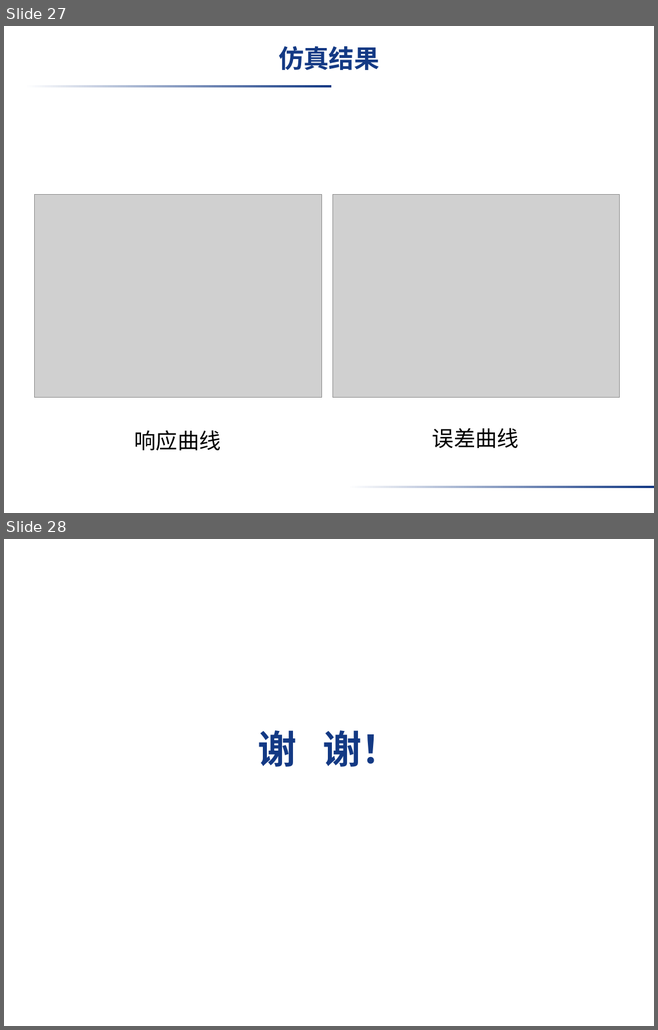
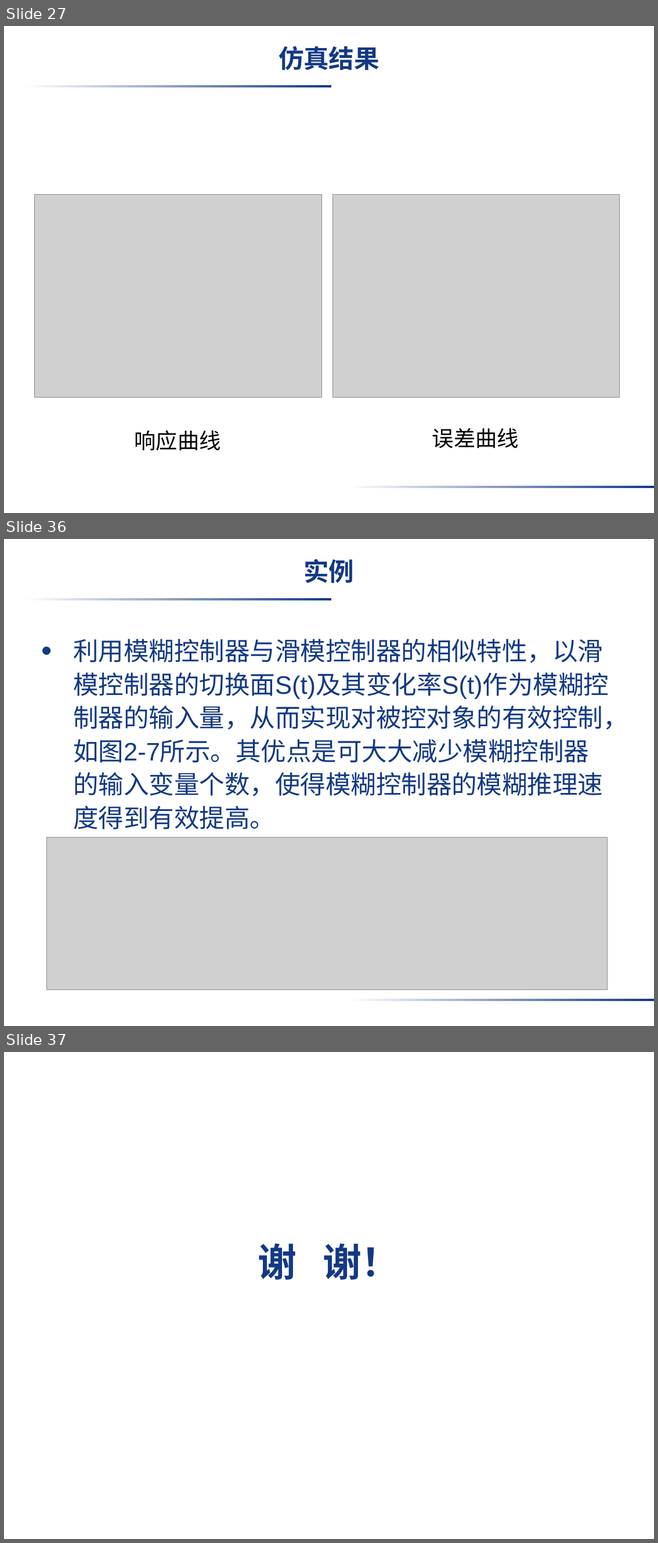
Before and after one commit to liujimu/fuzzy_control_homework, a slide deck: 第一次作业_刘继沐.pptx. Shown one above the other, each under a label of ours: slides 27 and 28 before the commit, slides 27, 36 and 37 after it; the slides between them are not shown. The pictures are 658x1030 and 658x1543 pixels, drawn with LibreOffice and Linux fonts; fonts in the diff are those of the drawing; grey boxes stand for pictures; background and template pictures are left out. Boxes give left, top, right and bottom in pixels: in the first picture for what was removed or moved away, otherwise in the second. Text is boxed around its words. In the diff, an @@ line names an element or a change of style, - is before the commit and + after.

```diff
--- a/第一次作业_刘继沐.pptx
+++ b/第一次作业_刘继沐.pptx
@@ slide 36 added at <box>4,539,654,1026</box>, background picture (left out); not listed: 2 template elements that a slide beside it also shows @@
@@ title added at <box>303,559,354,583</box>, 28 pt, text #133984, bold @@
+实例
@@ text added at <box>73,639,628,830</box>, 28 pt, text #133984 @@
+• 利用模糊控制器与滑模控制器的相似特性，以滑模控制器的切换面S(t)及其变化率S(t)作为模糊控制器的输入量，从而实现对被控对象的有效控制，如图2-7所示。其优点是可大大减少模糊控制器的输入变量个数，使得模糊控制器的模糊推理速度得到有效提高。
@@ picture added at <box>47,837,607,990</box> @@
@@ what was slide 28 is now slide 37 @@
```
Also in this commit, not shown: 8 other slides added, 1 other file.
